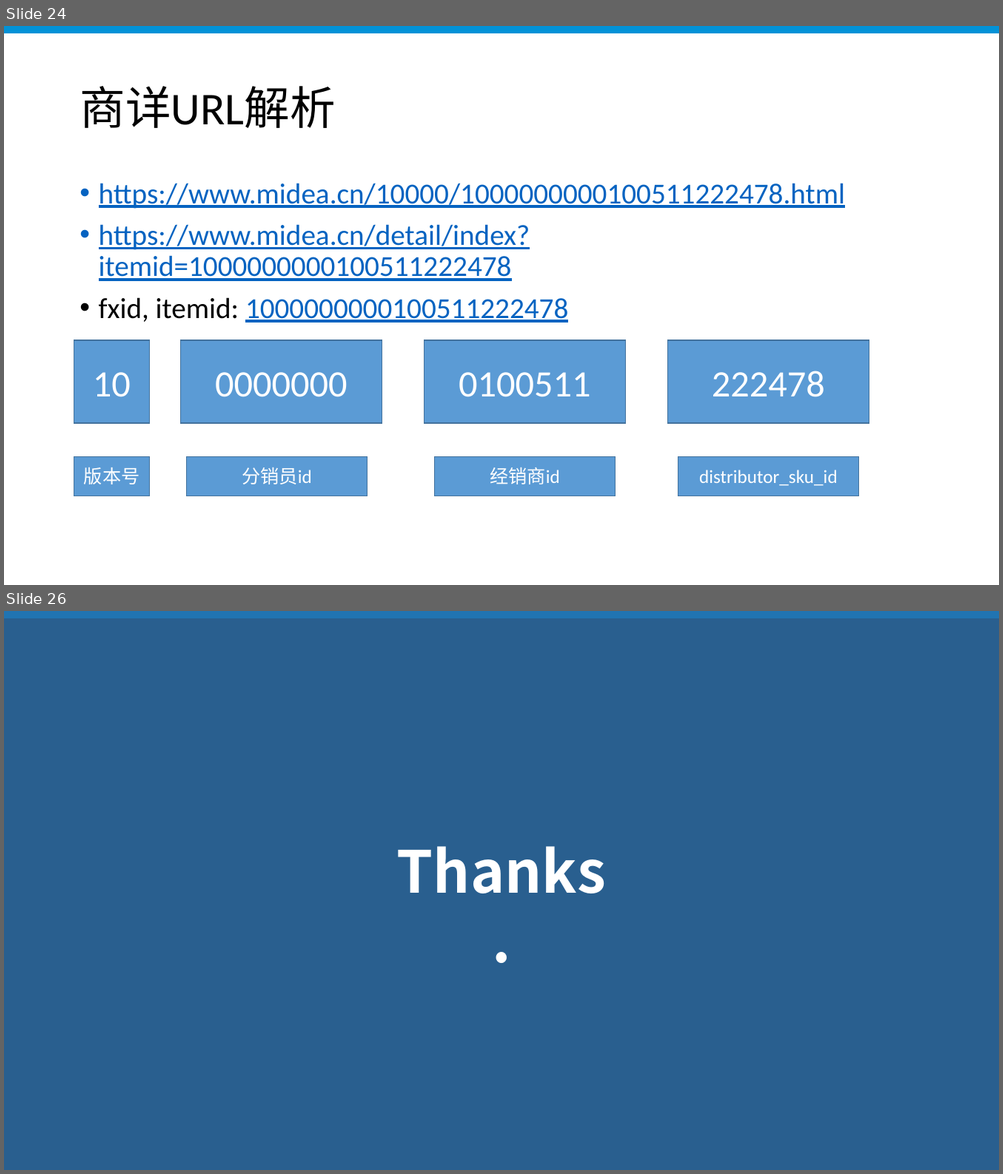
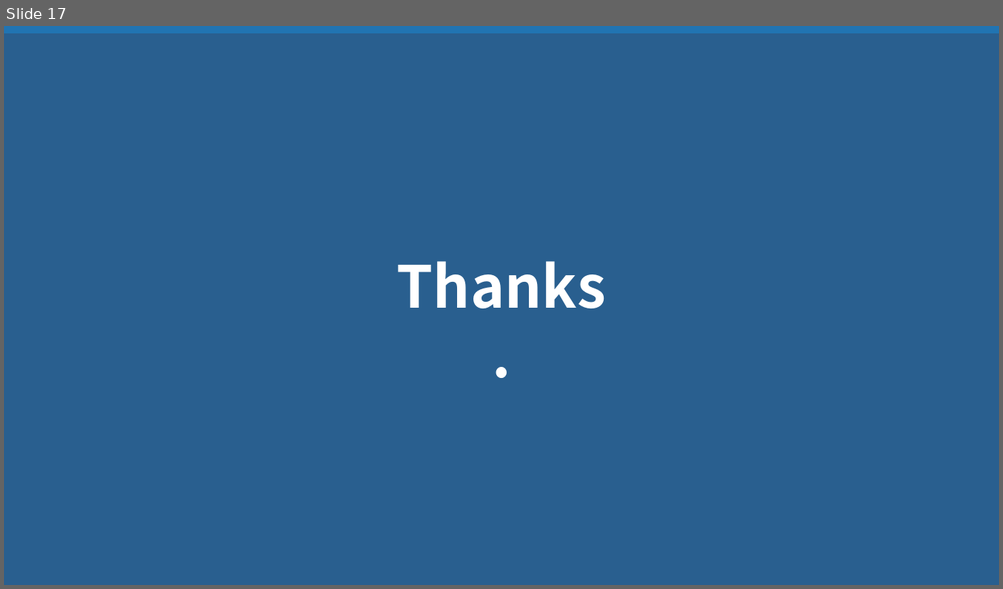
Before and after one commit to xklnew/Go-000, a slide deck: Week01/分销平台商品系统简介.pptx. Shown one above the other, each under a label of ours: slides 24 and 26 before the commit, slide 17 after it; the slides between them are not shown. The pictures are 1003x1174 and 1003x589 pixels, drawn with LibreOffice and Linux fonts; fonts in the diff are those of the drawing; background and template pictures are left out; a plain dark background stands for a picture behind light text. Boxes give left, top, right and bottom in pixels: in the first picture for what was removed or moved away, otherwise in the second. Text is boxed around its words. In the diff, an @@ line names an element or a change of style, - is before the commit and + after.

```diff
--- a/Week01/分销平台商品系统简介.pptx
+++ b/Week01/分销平台商品系统简介.pptx
@@ slide 24 removed at <box>4,26,999,585</box>, background #FFFFFF; not listed: 1 template element that a slide beside it also shows @@
@@ title removed at <box>79,86,335,128</box> @@
-商详URL解析
@@ text removed at <box>99,183,845,323</box> @@
-• https://www.midea.cn/10000/1000000000100511222478.html
-• https://www.midea.cn/detail/index?itemid=1000000000100511222478
-• fxid, itemid: 1000000000100511222478
@@ rectangle removed at <box>74,340,150,423</box> @@
-10
@@ rectangle removed at <box>181,340,382,423</box> @@
-0000000
@@ rectangle removed at <box>424,340,626,423</box> @@
-0100511
@@ rectangle removed at <box>668,340,870,423</box> @@
-222478
@@ rectangle removed at <box>74,457,150,497</box> @@
-版本号
@@ rectangle removed at <box>186,457,367,497</box> @@
-分销员id
@@ rectangle removed at <box>435,457,615,497</box> @@
-经销商id
@@ rectangle removed at <box>677,457,858,497</box> @@
-distributor_sku_id
@@ what was slide 26 is now slide 17 @@
```
Also in this commit, not shown: 8 slides changed, 4 slides added, 12 other slides removed, 1 other file.
